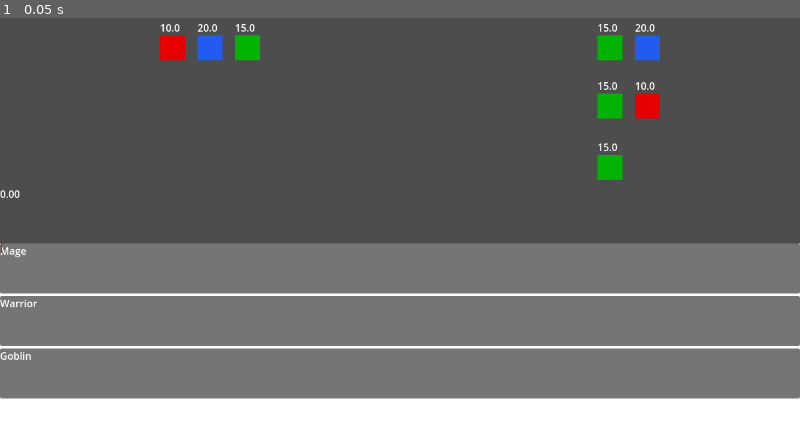
Above: before the commit, frame 1.
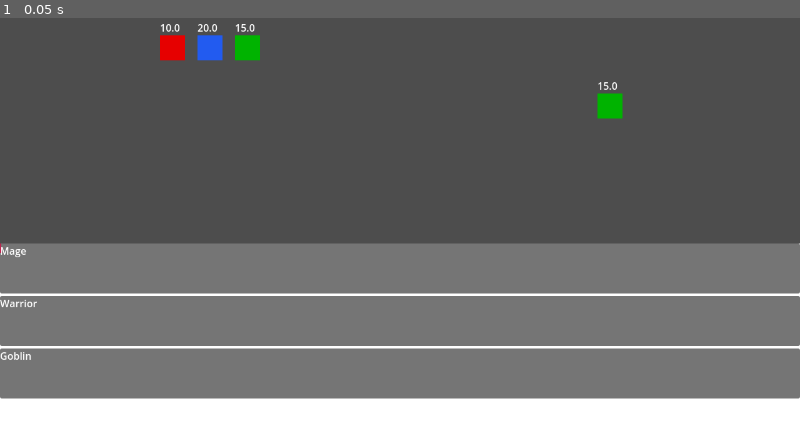
Above: after the commit, the same moment.

Repository: Ravars/non-turn-based-rpg
Game: Godot game, scene res://Scenes/MainScene.tscn
Same seed, same stepped clock (60 frames per second), same inputs: the game is played once before the commit and once after it.
Inputs:
- Up to frame 1 (0.05 s): no input

The runs differ from the first frame. In frame 1, 0.9% of the frame differs, in the area x 0-83%, y 1-57%.
Error in both runs: Cannot call method 'connect' on a null value. (res://Scripts/UI/player_action_panel.gd:10)

Commit message:
Stun effect; TimelineAction Array Refactor

Diff:
--- /dev/null
+++ b/Resources/Effects/Stun.tres
@@ -0,0 +1,13 @@
+[gd_resource type="Resource" script_class="StatusEffect" load_steps=2 format=3 uid="uid://dti1u7071o8ja"]
+
+[ext_resource type="Script" uid="uid://chslrfvmeqbqa" path="res://Scripts/Data/StatusEffect.gd" id="1_j5iya"]
+
+[resource]
+script = ExtResource("1_j5iya")
+effect_name = "Stun"
+type = 0
+duration = 4.0
+value = 0.0
+target_stat = 0
+is_percentage = false
+metadata/_custom_type_script = "uid://chslrfvmeqbqa"
--- /dev/null
+++ b/Resources/Skills/StunAttack.tres
@@ -0,0 +1,15 @@
+[gd_resource type="Resource" script_class="SkillData" load_steps=4 format=3 uid="uid://cnvbsyktnbxg1"]
+
+[ext_resource type="Script" uid="uid://deb6e1y03bnsd" path="res://Scripts/Data/SkillData.gd" id="1_lgp8d"]
+[ext_resource type="Script" uid="uid://chslrfvmeqbqa" path="res://Scripts/Data/StatusEffect.gd" id="2_gb12t"]
+[ext_resource type="Resource" uid="uid://dti1u7071o8ja" path="res://Resources/Effects/Stun.tres" id="3_gb12t"]
+
+[resource]
+script = ExtResource("1_lgp8d")
+skill_name = "Stun Attack"
+skill_description = "Description Shield"
+damage = 2
+cast_time = 2.0
+cooldown = 1.0
+status_effects = Array[ExtResource("2_gb12t")]([ExtResource("3_gb12t")])
+metadata/_custom_type_script = "uid://deb6e1y03bnsd"
--- a/Resources/Skills/SwordAttack.tres
+++ b/Resources/Skills/SwordAttack.tres
@@ -1,14 +1,16 @@
-[gd_resource type="Resource" script_class="SkillData" load_steps=3 format=3 uid="uid://c2bipukebnffg"]
+[gd_resource type="Resource" script_class="SkillData" load_steps=4 format=3 uid="uid://c2bipukebnffg"]
 
 [ext_resource type="Texture2D" uid="uid://eeaydf545xd3" path="res://Icons/tool_sword_a.png" id="1_v5f1t"]
 [ext_resource type="Script" uid="uid://deb6e1y03bnsd" path="res://Scripts/Data/SkillData.gd" id="1_vyscx"]
+[ext_resource type="Script" uid="uid://chslrfvmeqbqa" path="res://Scripts/Data/StatusEffect.gd" id="3_55t2w"]
 
 [resource]
 script = ExtResource("1_vyscx")
 skill_name = "Sword Attack"
 skill_description = "Uses a Sword to Attack"
 damage = 5
-cast_time = 1.0
+cast_time = 2.0
 cooldown = 2.0
+status_effects = Array[ExtResource("3_55t2w")]([])
 icon = ExtResource("1_v5f1t")
 metadata/_custom_type_script = "uid://deb6e1y03bnsd"
--- a/Scenes/Combat.tscn
+++ b/Scenes/Combat.tscn
@@ -55,6 +55,6 @@
 [node name="CombatSceneController" type="Node" parent="." node_paths=PackedStringArray("player_spawn_points", "enemie_spawn_points")]
 script = ExtResource("8_xd0fh")
 hero_scenes = Array[PackedScene]([ExtResource("2_rq8dt"), ExtResource("6_xd0fh"), ExtResource("6_k8hyy")])
-enemy_scenes = Array[PackedScene]([ExtResource("6_k8hyy"), ExtResource("6_k8hyy"), ExtResource("2_rq8dt"), ExtResource("6_xd0fh"), ExtResource("6_k8hyy")])
+enemy_scenes = Array[PackedScene]([ExtResource("6_k8hyy")])
 player_spawn_points = [NodePath("../PlayerLanes/Lane1/UnitPosition"), NodePath("../PlayerLanes/Lane2/UnitPosition"), NodePath("../PlayerLanes/Lane3/UnitPosition")]
 enemie_spawn_points = [NodePath("../EnemyLanes/Lane1/UnitPosition"), NodePath("../EnemyLanes/Lane2/UnitPosition"), NodePath("../EnemyLanes/Lane3/UnitPosition")]
--- a/Scenes/Units/Goblin.tscn
+++ b/Scenes/Units/Goblin.tscn
@@ -1,14 +1,13 @@
-[gd_scene load_steps=6 format=3 uid="uid://ctjkrsxjkogxj"]
+[gd_scene load_steps=5 format=3 uid="uid://ctjkrsxjkogxj"]
 
 [ext_resource type="PackedScene" uid="uid://0hbufdhuxkku" path="res://Scenes/Units/Unit.tscn" id="1_564fj"]
 [ext_resource type="Script" uid="uid://deb6e1y03bnsd" path="res://Scripts/Data/SkillData.gd" id="2_jxonx"]
 [ext_resource type="Resource" uid="uid://6ani4ruco48d" path="res://Resources/Units/Goblin.tres" id="2_py4g4"]
-[ext_resource type="Resource" uid="uid://c2bipukebnffg" path="res://Resources/Skills/SwordAttack.tres" id="3_py4g4"]
-[ext_resource type="Resource" uid="uid://0o544yhnkuqp" path="res://Resources/Skills/ShieldAttack.tres" id="5_q5ay8"]
+[ext_resource type="Resource" uid="uid://cnvbsyktnbxg1" path="res://Resources/Skills/StunAttack.tres" id="4_py4g4"]
 
 [node name="Goblin" instance=ExtResource("1_564fj")]
 characterStats = ExtResource("2_py4g4")
-skills = Array[ExtResource("2_jxonx")]([ExtResource("3_py4g4"), ExtResource("5_q5ay8")])
+skills = Array[ExtResource("2_jxonx")]([ExtResource("4_py4g4")])
 
 [node name="ColorRect" parent="." index="0"]
 color = Color(1.44392e-07, 0.701049, 1.54018e-06, 1)
--- a/Scenes/Units/Warrior.tscn
+++ b/Scenes/Units/Warrior.tscn
@@ -6,10 +6,11 @@
 [ext_resource type="Resource" uid="uid://c2bipukebnffg" path="res://Resources/Skills/SwordAttack.tres" id="4_q8au6"]
 [ext_resource type="Resource" uid="uid://0o544yhnkuqp" path="res://Resources/Skills/ShieldAttack.tres" id="5_q8au6"]
 [ext_resource type="Resource" uid="uid://xyw5bcy281i7" path="res://Resources/Skills/PoisonSword.tres" id="6_1nrda"]
+[ext_resource type="Resource" uid="uid://cnvbsyktnbxg1" path="res://Resources/Skills/StunAttack.tres" id="7_6qodk"]
 
 [node name="Warrior" instance=ExtResource("1_jnkdd")]
 characterStats = ExtResource("2_60m18")
-skills = Array[ExtResource("3_wxa1f")]([ExtResource("4_q8au6"), ExtResource("5_q8au6"), ExtResource("6_1nrda")])
+skills = Array[ExtResource("3_wxa1f")]([ExtResource("4_q8au6"), ExtResource("5_q8au6"), ExtResource("6_1nrda"), ExtResource("7_6qodk")])
 
 [node name="ColorRect" parent="." index="0"]
 color = Color(0.133948, 0.357655, 0.939612, 1)
--- a/Scripts/Controllers/EnemyAIController.gd
+++ b/Scripts/Controllers/EnemyAIController.gd
@@ -15,23 +15,25 @@
 	current_state = State.COOLDOWN
 	cooldown_timer = randf_range(0.5, 1.5)
 	action_indicator_image = get_parent().get_node("ActionIndicator")
+	TimelineManager.tick.connect(my_process)
 
-func _process(delta: float) -> void:
+func my_process(current_time: float, delta: float) -> void:
 	if unit_owner.is_dead or TimelineManager.is_paused:
 		return
 	match current_state:
 		State.IDLE:
 			decide_next_action()
 		State.WAITING_FOR_EXECUTION:
-			if not TimelineManager.planned_actions.has(pending_action):
+			if not unit_owner.action_queue.has(pending_action):
 				current_state = State.COOLDOWN
 				cooldown_timer = randf_range(2.0, 4.0)
 				pending_action = null
 				action_indicator_image.texture = waiting_texture
-				print("IA {name} executou a ação e entrou em cooldown".format({"name": name}))
+				print("IA {name} executou a ação e entrou em cooldown em {1}".format({"name": name, 1: current_time}))
 		State.COOLDOWN:
 			cooldown_timer -= delta
 			if cooldown_timer <= 0:
+				print("IA {name} saiu do cooldown em {1}".format({"name": name, 1: current_time}))
 				current_state = State.IDLE
 
 func decide_next_action():
@@ -44,7 +46,8 @@
 	var start_time = TimelineManager.current_time
 	var new_action = TimelineAction.new(skill_to_use, unit_owner, target, start_time)
 
-	TimelineManager.add_planned_action(new_action)
+	unit_owner.add_action_to_queue(new_action)
+	#TimelineManager.add_planned_action(new_action)
 
 	pending_action = new_action
 	current_state = State.WAITING_FOR_EXECUTION
--- a/Scripts/Data/TimelineAction.gd
+++ b/Scripts/Data/TimelineAction.gd
@@ -5,6 +5,7 @@
 var caster: Unit
 var target: Unit
 var start_time: float
+var cast_progress: float = 0.0
 
 func _init(p_skill_data: SkillData, p_caster: Unit, p_target: Unit, p_start_time: float) -> void:
 	self.skill_data = p_skill_data
--- a/Scripts/Entities/unit.gd
+++ b/Scripts/Entities/unit.gd
@@ -13,15 +13,19 @@
 var timeline_id: int = 0
 var is_dead: bool = false
 var is_stunned: bool = false
+var is_casting: bool = false
 @export var characterStats: CharacterStats
 @export var skills: Array[SkillData] = []
 @export var active_status_effects: Dictionary = {}
-
-
+var stun_texture = preload("res://Icons/busy_hourglass.png")
+var action_indicator_image: Sprite2D
+var action_queue: Array[TimelineAction] = []
+var current_cast_progress: float = 0.0
 func _ready() -> void:
 	max_hp = characterStats.health
 	current_hp = max_hp
 	$Label.text = str(current_hp)
+	action_indicator_image = $ActionIndicator
 
 	# Cria uma área clicável programaticamente
 	var clickable_area = Area2D.new()
@@ -44,7 +48,11 @@
 		ai_node.name = "AIController"
 		ai_node.set_script(AIController)
 		add_child(ai_node)
-	TimelineManager.tick.connect(process_status_effect)
+	TimelineManager.tick.connect(internal_process)
+
+func internal_process(_current_time: float, delta: float):
+	process_action_queue(_current_time, delta)
+	process_status_effect(_current_time, delta)
 
 func _on_input_event(_viewport: Node, event: InputEvent, _shape_idx: int) -> void:
 	if event is InputEventMouseButton and event.pressed and event.button_index == MOUSE_BUTTON_LEFT:
@@ -78,7 +86,31 @@
 	}
 
 	# TODO: Apply instant effects
+	if effect.type == StatusEffect.EffectType.STUN:
+		is_stunned = true
+		action_indicator_image.texture = stun_texture
+		print("EFFECT {0} está ATORDOADO".format({0: name}))
 
+func add_action_to_queue(action: TimelineAction):
+	action_queue.append(action)
+	action_queue.sort_custom(func(a: TimelineAction,b: TimelineAction): return a.start_time < b.start_time)
+
+func process_action_queue(_current_time: float, game_delta: float) -> void:
+	if is_dead or action_queue.is_empty(): return
+
+	if is_stunned: return
+	if is_casting:
+		current_cast_progress += game_delta
+		var current_action = action_queue[0]
+		if current_cast_progress >= current_action.skill_data.cast_time:
+			CombatManager.execute_action(current_action)
+			action_queue.pop_front()
+			is_casting = false
+			current_cast_progress = 0
+		return
+	var next_action = action_queue[0]
+	if _current_time >= next_action.start_time:
+		is_casting = true
 
 func process_status_effect(_current_time: float, delta: float) -> void:
 	if is_dead or active_status_effects.is_empty(): return
@@ -94,7 +126,6 @@
 
 		match effect.type:
 			StatusEffect.EffectType.STUN:
-				print("")
 				pass
 			StatusEffect.EffectType.DAMAGE_OVER_TIME:
 				effect_data.tick_timer += delta
@@ -111,6 +142,7 @@
 	for effect in effects_to_remove:
 		_on_effect_expired(effect)
 		active_status_effects.erase(effect)
+		action_indicator_image.texture = null
 		print("EFFECT '{0}' expirou em {1}".format({"0": effect.effect_name, "1": name}))
 	# TODO: revert effects
 
--- a/Scripts/Managers/CombatManager.gd
+++ b/Scripts/Managers/CombatManager.gd
@@ -6,7 +6,8 @@
 var active_enemies: Array[Unit] = []
 
 func _ready() -> void:
-	TimelineManager.tick.connect(process_action)
+	pass
+	#TimelineManager.tick.connect(process_action)
 
 func execute_action(action: TimelineAction):
 	if not is_instance_valid(action):
@@ -20,26 +21,34 @@
 	for effect in action.skill_data.status_effects:
 		action.target.apply_status_effect(effect)
 
-func process_action(current_time: float, _delta: float):
-	var timelineActions: Array[TimelineAction] = TimelineManager.planned_actions
-	var actions_to_perform: Array[TimelineAction] = []
-	for i in range(timelineActions.size()-1,-1,-1):
-		var action = timelineActions[i]
-		if action.caster.is_dead:
-			continue
-		if current_time >= action.get_execution_time():
-			if not action.target.is_dead:
-				actions_to_perform.append(action)
-			else:
-				print("Ação {0} cancelada por alvo inválido.".format([action.skill_data.skill_name]))
-			timelineActions.remove_at(i)
-
-	for action_to_perform in actions_to_perform:
-		print("Personagem {caster_name} executando {skill_name} no tempo {time}".format({"caster_name": action_to_perform.caster.name, "skill_name": action_to_perform.skill_data.skill_name, "time": current_time}))
-		execute_action(action_to_perform)
-
-	if timelineActions.size() == 0:
-		TimelineManager.pause_game()
+#func process_action(current_time: float, _delta: float):
+	#var timelineActions: Array[TimelineAction] = TimelineManager.planned_actions
+	#var actions_to_perform: Array[TimelineAction] = []
+	#for i in range(timelineActions.size()-1,-1,-1):
+		#var action = timelineActions[i]
+		#var caster = action.caster
+#
+		#if caster.is_dead:
+			#timelineActions.remove_at(i)
+			#continue
+		#if action.caster.is_stunned:
+			#continue
+		#
+		#action.cast_progress += _delta
+		##print("CAST: {0}".format({0: action.cast_progress}))
+		#if current_time >= action.get_execution_time():
+			#if not action.target.is_dead:
+				#actions_to_perform.append(action)
+			#else:
+				#print("Ação {0} cancelada por alvo inválido.".format([action.skill_data.skill_name]))
+			#timelineActions.remove_at(i)
+#
+	#for action_to_perform in actions_to_perform:
+		#print("Personagem {caster_name} executando {skill_name} no tempo {time}".format({"caster_name": action_to_perform.caster.name, "skill_name": action_to_perform.skill_data.skill_name, "time": current_time}))
+		#execute_action(action_to_perform)
+		#
+	#if timelineActions.size() == 0:
+		#TimelineManager.pause_game()
 
 func initialize_battle(hero_data: Array[PackedScene], enemy_data: Array[PackedScene], setup_node: BattleSetup) -> void:
 	active_heroes.clear()
--- a/Scripts/Managers/TimelineManager.gd
+++ b/Scripts/Managers/TimelineManager.gd
@@ -1,8 +1,8 @@
 extends Node
 
-var planned_actions: Array[TimelineAction] = []
+# var planned_actions: Array[TimelineAction] = []
 var current_time: float = 0.0
-var is_paused: bool = false
+var is_paused: bool = true
 signal time_updated(current_time: float)
 signal tick(current_time: float, delta: float)
 
@@ -20,11 +20,10 @@
 	if is_paused:
 		return
 	current_time += p_delta / 5
-	# CombatManager.process_action(current_time)
-	tick.emit(current_time, p_delta)
+	tick.emit(current_time, p_delta/5)
 	time_updated.emit(current_time)
 
-func add_planned_action(action: TimelineAction):
-	planned_actions.append(action)
-	planned_actions.sort_custom(func(a: TimelineAction,b: TimelineAction): return a.get_execution_time() < b.get_execution_time())
-	print("Ação '{skill_name}' adicionada à timeline.".format({"skill_name": action.skill_data.skill_name}))
+# func add_planned_action(action: TimelineAction):
+# 	planned_actions.append(action)
+# 	planned_actions.sort_custom(func(a: TimelineAction,b: TimelineAction): return a.get_execution_time() < b.get_execution_time())
+# 	print("Ação '{skill_name}' adicionada à timeline em {1} para {0}.".format({"skill_name": action.skill_data.skill_name, 1: action.start_time, 0:action.caster.name}))
--- a/Scripts/UI/TimelineLane.gd
+++ b/Scripts/UI/TimelineLane.gd
@@ -54,9 +54,9 @@
 
 	# Cria a ação com o alvo NULO.
 	var new_action = TimelineAction.new(data["skill_data"], hero_owner, null, start_time)
-
 	# Adiciona a ação (ainda sem alvo) ao manager.
-	TimelineManager.add_planned_action(new_action)
+	hero_owner.add_action_to_queue(new_action)
+	# TimelineManager.add_planned_action(new_action)
 
 	# Emite o sinal para que a UI saiba que esta ação precisa de um alvo.
 	target_selection_requested.emit(new_action)
Binary file added: Icons/busy_hourglass.png
Not shown, added: Icons/busy_hourglass.png.import
Not shown: 1 places in Scenes/Units/Warrior.tscn that only renumber resources
